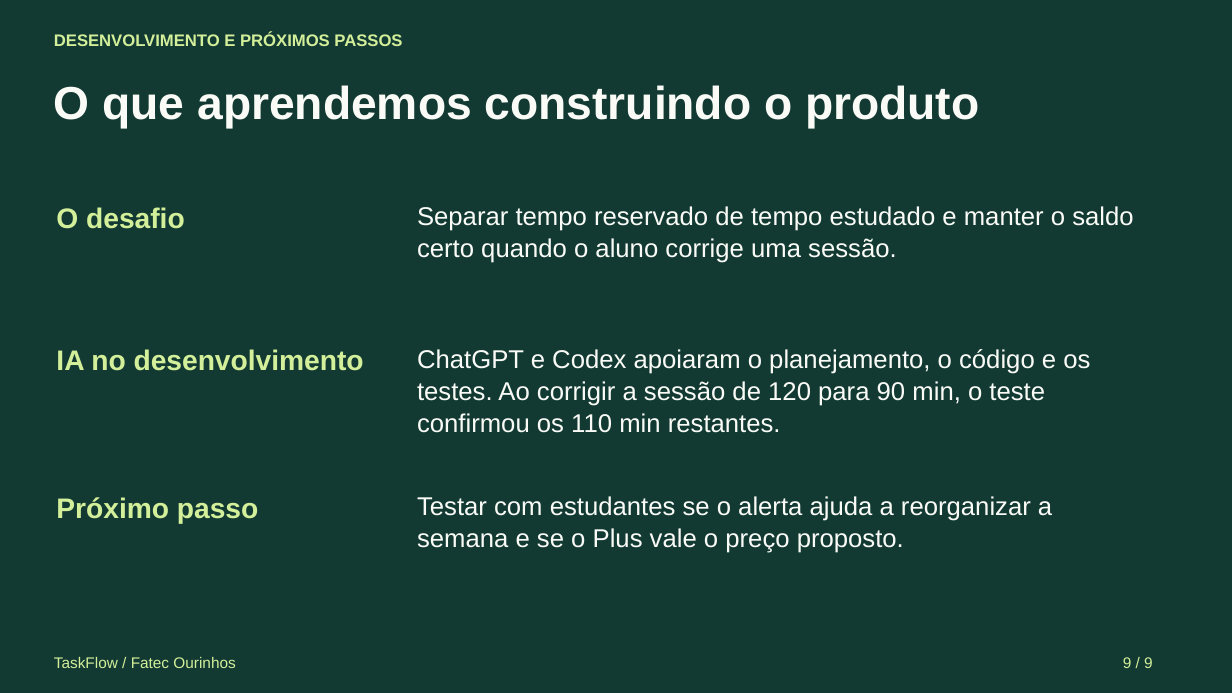
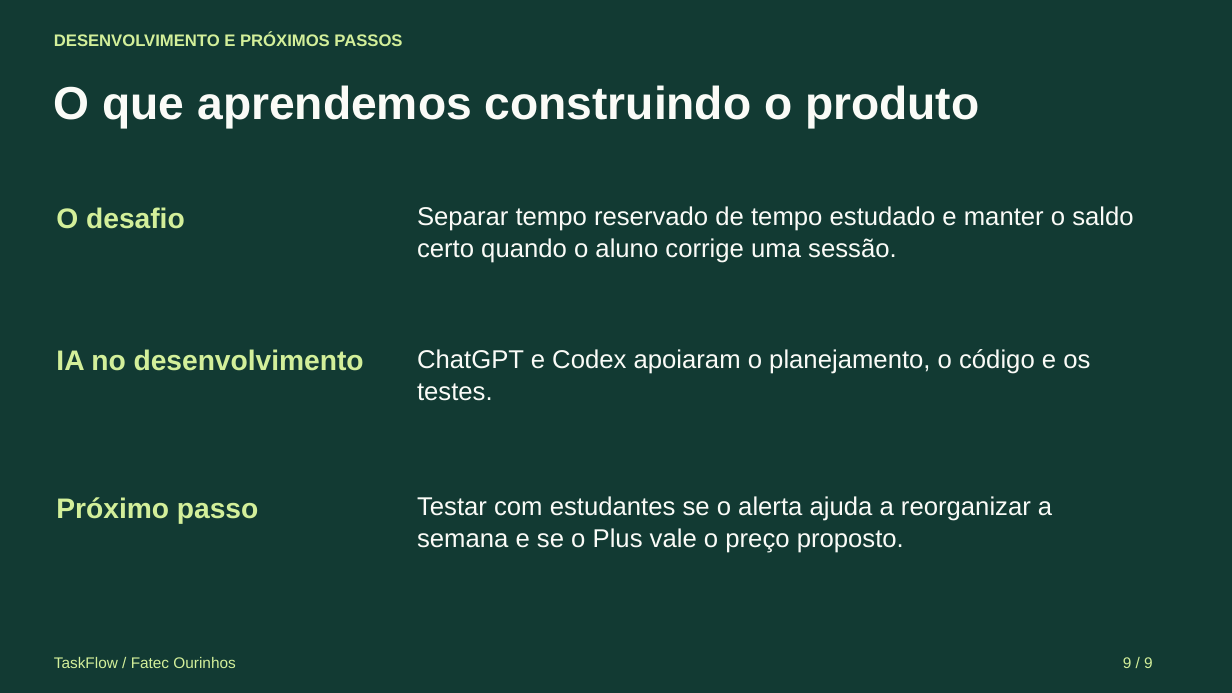
Before and after one commit to Guilherme2846/TaskFlow, a slide deck: slide 9 of docs/TaskFlow_Apresentacao.pptx. Drawn at 1232x693 pixels with LibreOffice and Linux fonts; fonts in the diff are those of the drawing. Boxes give left, top, right and bottom in pixels: in the first picture for what was removed or moved away, otherwise in the second. Text is boxed around its words. In the diff, an @@ line names an element or a change of style, - is before the commit and + after.

Commit message:
Encurta as falas da apresentação e simplifica o encerramento

```diff
--- a/docs/TaskFlow_Apresentacao.pptx
+++ b/docs/TaskFlow_Apresentacao.pptx
@@ text at (x1=417, y1=383, x2=493, y2=401): text changed @@
-testes. Ao corrigir a sessão de 120 para 90 min, o teste
+testes.
@@ text removed at (x1=417, y1=413, x2=781, y2=433) @@
-confirmou os 110 min restantes.
```
Also in this commit, not shown: 1 other file.
